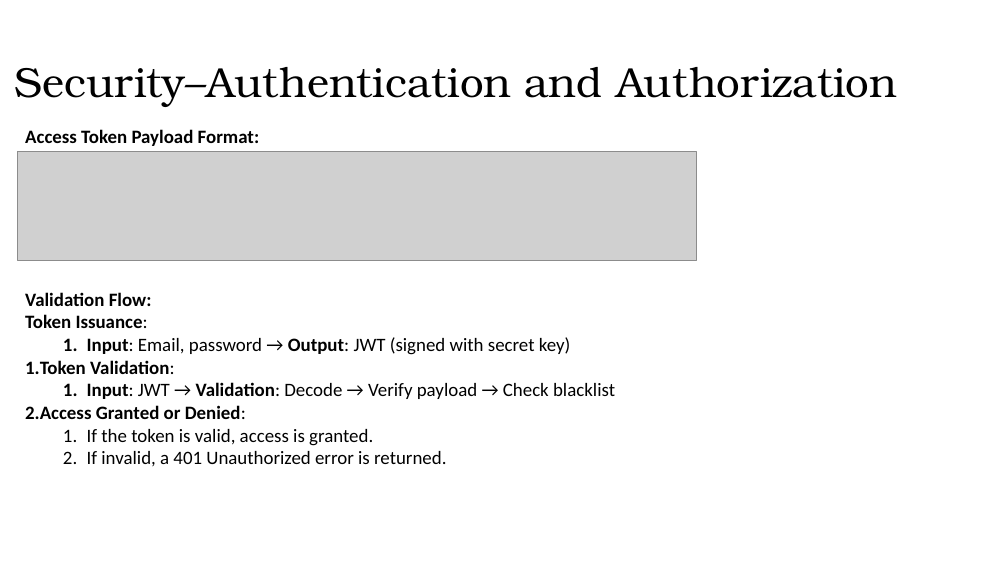
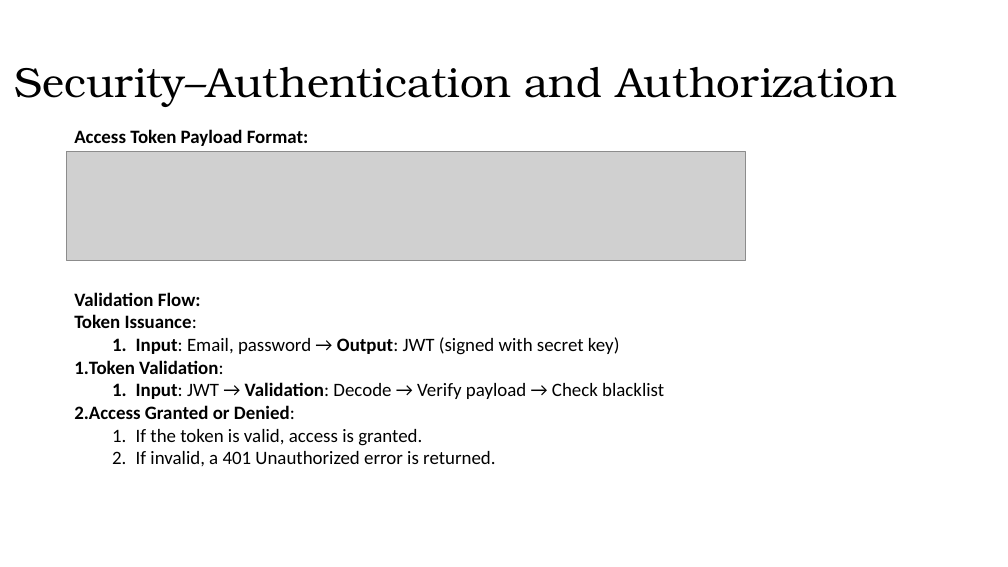
Before and after one commit to ardiz99/TBAse, a slide deck: slide 19 of doc/Gacha Collection.pptx (slide 21 before the commit). Drawn at 1008x567 pixels with LibreOffice and Linux fonts; fonts in the diff are those of the drawing; grey boxes stand for pictures. Boxes give left, top, right and bottom in pixels: in the first picture for what was removed or moved away, otherwise in the second. Text is boxed around its words. In the diff, an @@ line names an element or a change of style, - is before the commit and + after.

```diff
--- a/doc/Gacha Collection.pptx
+++ b/doc/Gacha Collection.pptx
@@ 2 texts, 1 picture moved together from (x1=17, y1=129, x2=696, y2=466) to (x1=67, y1=129, x2=746, y2=466) @@
```
Also in this commit, not shown: 1 other slide changed, 1 slide added, 3 slides removed, 7 other files.
